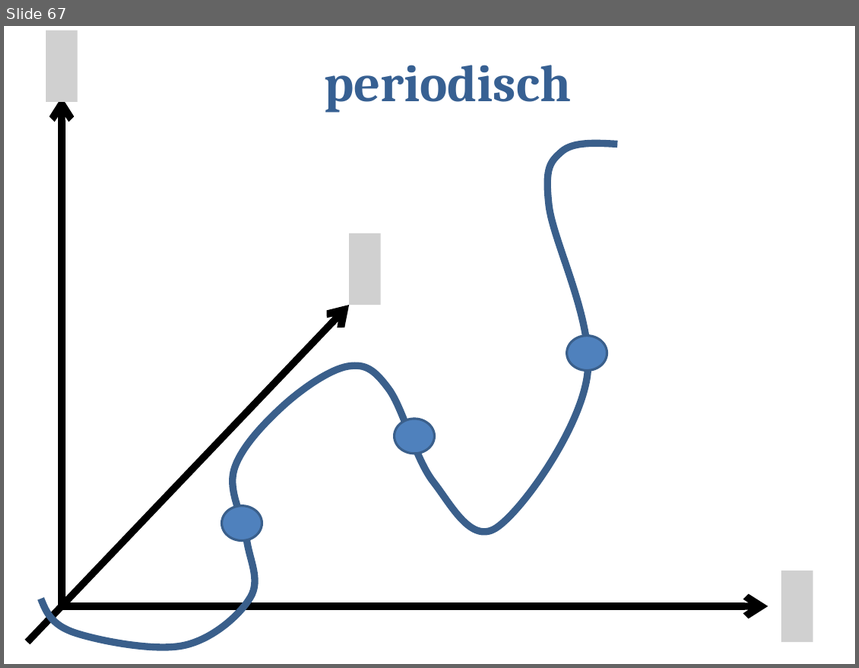
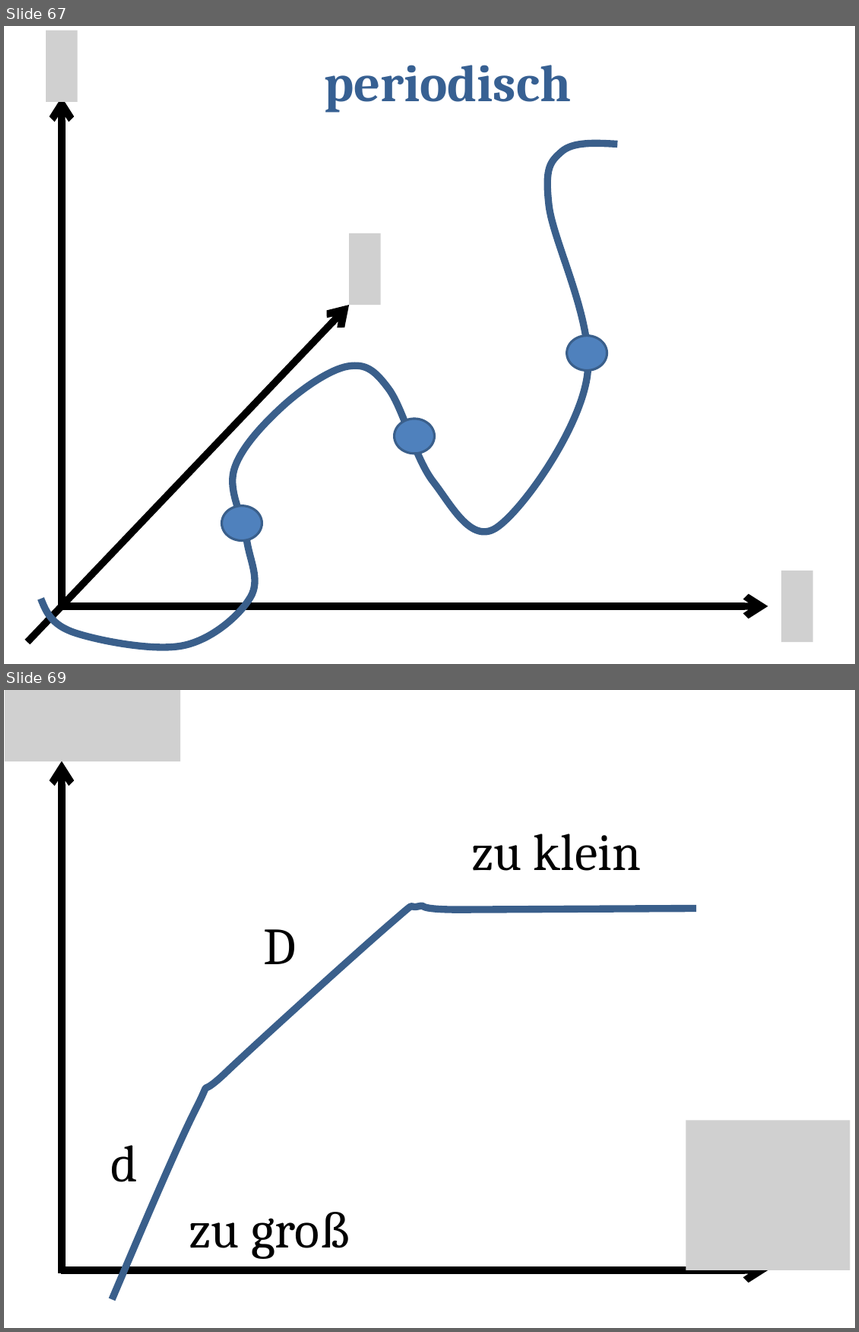
Before and after one commit to sophiahenckell/HIWI_Computersimulation, a slide deck: Bilder.pptx. Shown one above the other, each under a label of ours: slide 67 before the commit, slides 67 and 69 after it; the slides between them are not shown. The pictures are 859x668 and 859x1332 pixels, drawn with LibreOffice and Linux fonts; fonts in the diff are those of the drawing; grey boxes stand for pictures. Boxes give left, top, right and bottom in pixels: in the first picture for what was removed or moved away, otherwise in the second. Text is boxed around its words. In the diff, an @@ line names an element or a change of style, - is before the commit and + after.

```diff
--- a/Bilder.pptx
+++ b/Bilder.pptx
@@ slide 69 added at (4, 690, 855, 1328), background #FFFFFF @@
@@ picture added at (5, 690, 181, 761) @@
@@ arrow added from (62, 1273) to (62, 761), #000000 6 pt @@
@@ text added at (471, 834, 642, 871), 44 pt, text #000000 @@
+zu klein
@@ freeform shape added at (112, 906, 697, 1300), outline #3A5F8C 6 pt @@
@@ text added at (264, 929, 297, 964), 44 pt, text #000000 @@
+D
@@ picture added at (686, 1121, 850, 1271) @@
@@ text added at (111, 1145, 139, 1182), 44 pt, text #000000 @@
+d
@@ text added at (189, 1212, 351, 1259), 44 pt, text #000000 @@
+zu groß
@@ arrow added from (61, 1271) to (769, 1271), #000000 6 pt @@
```
Also in this commit, not shown: 1 other slide added, 5 other files.
